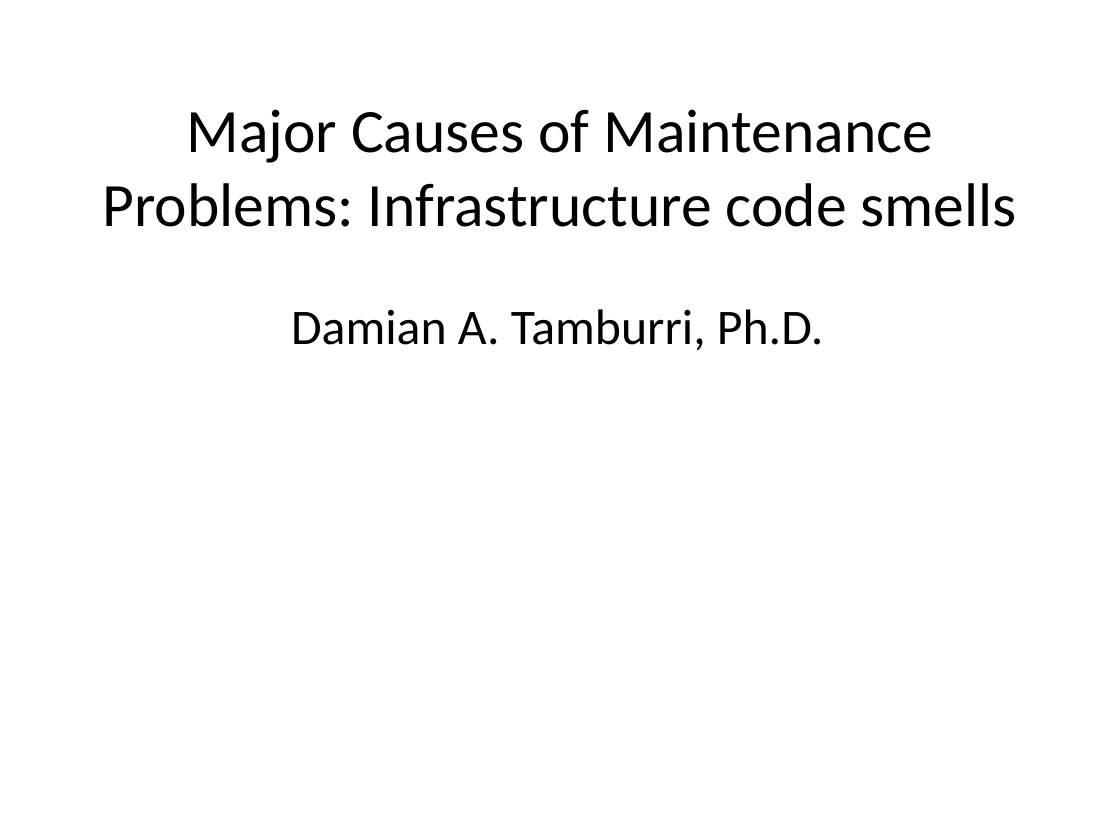
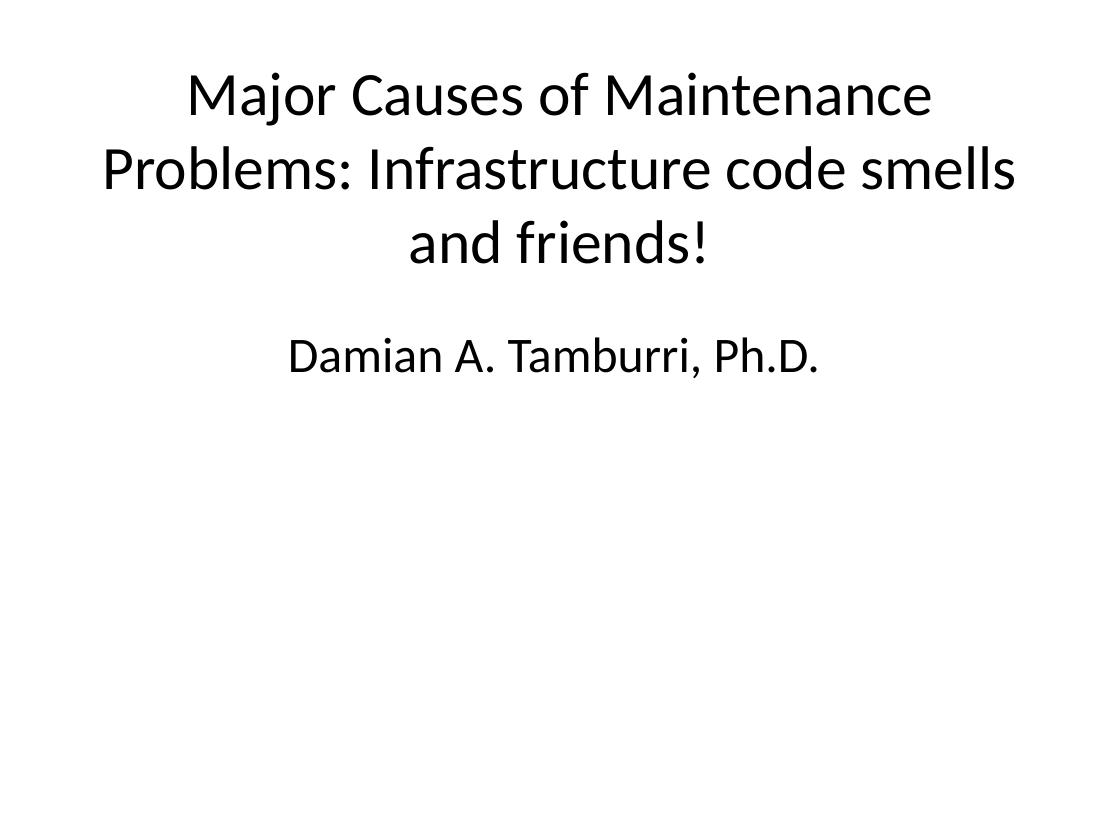
Before and after one commit to SannioEvolution/Material, a slide deck: slide 1 of 18 - Major Causes of Maintenance Problems- Infrastructure code smells.pptx. Drawn at 1120x840 pixels with LibreOffice and Linux fonts; fonts in the diff are those of the drawing. Boxes give left, top, right and bottom in pixels: in the first picture for what was removed or moved away, otherwise in the second. Text is boxed around its words. In the diff, an @@ line names an element or a change of style, - is before the commit and + after.

```diff
--- a/18 - Major Causes of Maintenance Problems- Infrastructure code smells.pptx
+++ b/18 - Major Causes of Maintenance Problems- Infrastructure code smells.pptx
@@ title at bbox=[102, 72, 1017, 264]: text changed @@
-Major Causes of Maintenance Problems: Infrastructure code smells
+Major Causes of Maintenance Problems: Infrastructure code smells and friends!
@@ text "Damian A. Tamburri, Ph.D.": place and size @@
-text "Damian A. Tamburri, Ph.D." at bbox=[291, 309, 823, 350]
+text "Damian A. Tamburri, Ph.D." at bbox=[288, 337, 820, 378]
```
Also in this commit, not shown: 2 other slides changed, 1 slide added, 1 slide removed.
